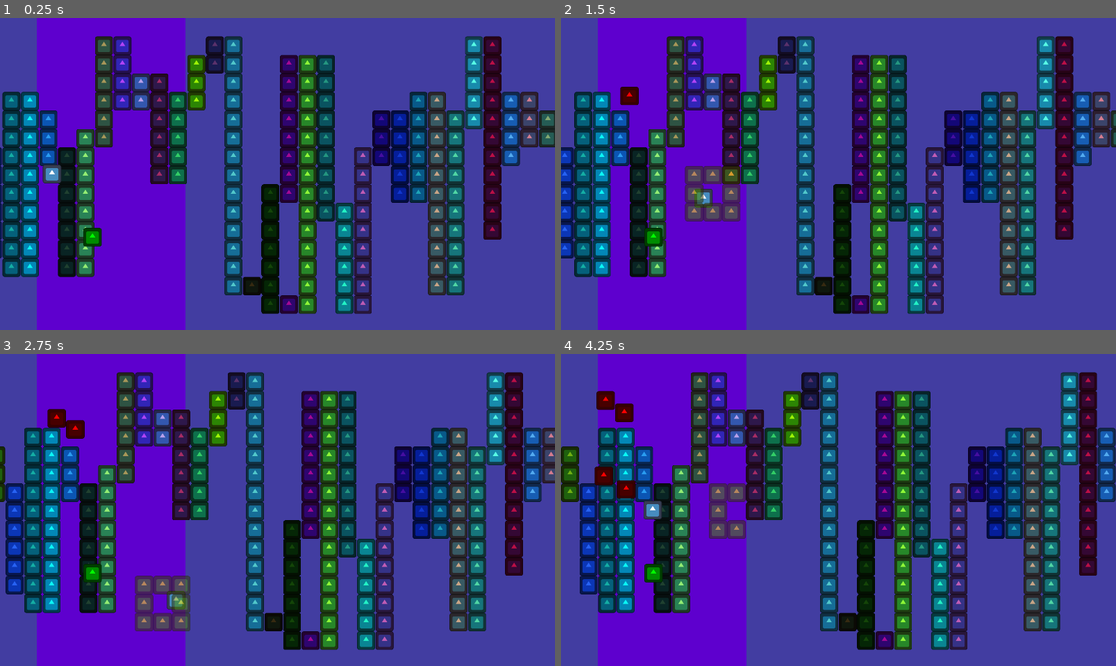
Above: before the commit, frames 1-4 (two rows, left to right).
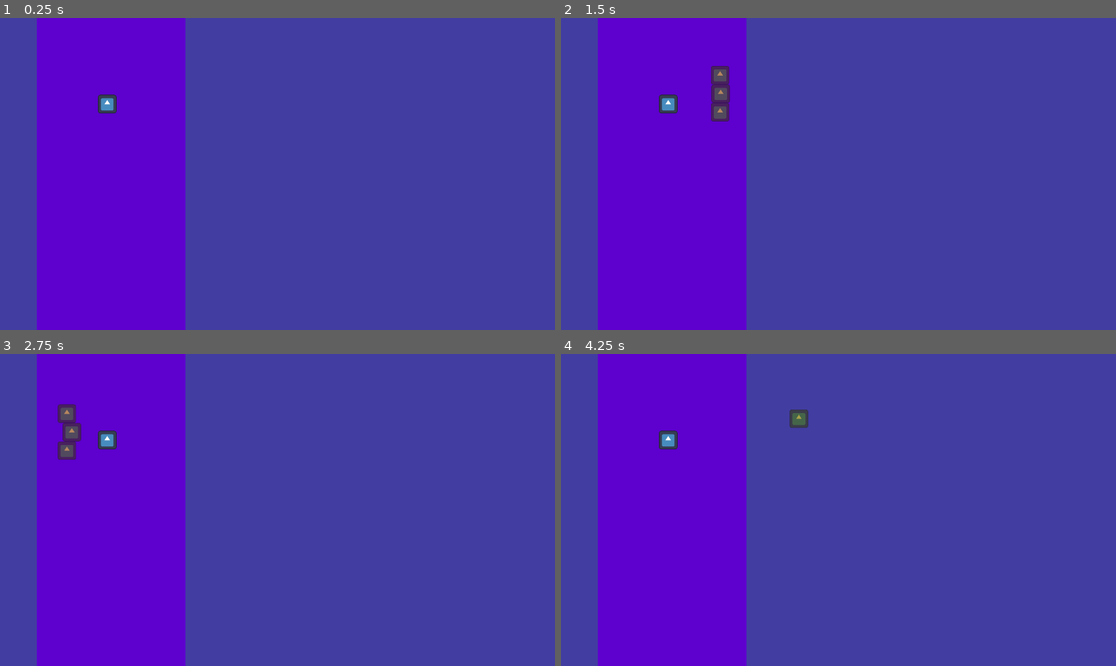
Above: after the commit, the same moments.

Repository: kyleking333/TreadmillDefense
Game: Godot game, scene res://Level/level.tscn
Same seed, same stepped clock (60 frames per second), same inputs: the game is played once before the commit and once after it. The engine's default icon, where the game draws it, is replaced by a stand-in: a white triangle on a blue panel in a dark square.
Inputs:
- Up to frame 1 (0.25 s): no input
- Up to frame 2 (1.5 s): hold Right (move_right) 0.53-1.28 s; tap E (spawn_tower) at 0.6, 1.35 s; hold Down (move_down) from 1.28 s (still down)
- Up to frame 3 (2.75 s): release Down (move_down) at 2.03 s; hold Right (move_right) from 2.03 s (still down); tap E (spawn_tower) at 2.1 s
- Up to frame 4 (4.25 s): release Right (move_right) at 2.78 s; hold Up (move_up) 2.78-3.53 s; tap E (spawn_tower) at 2.85, 3.6 s; hold Left (move_left) from 3.53 s (still down)

The runs differ from the first frame. In frame 1, 38% of the frame differs, in the area x 0-100%, y 5-95%; in frame 2, 40%; in frame 3, 41%; in frame 4, 40%.
Error after the commit: Invalid access to property or key 'position' on a base object of type 'null instance'. (res://Level/level.gd:29)

Commit message:
Player and related content moves left now. Path generation is still in +x

Diff:
--- a/Level/level.gd
+++ b/Level/level.gd
@@ -19,6 +19,9 @@
 			tower_spawn_instance.position = target_pixel
 			add_child(tower_spawn_instance)
 
+func _ready() -> void:
+	$Player.set_path_speed($PathLinkMgr.path_speed)
+
 func _process(delta: float) -> void:
 	var path_shift =Vector2($PathLinkMgr.path_speed * delta, 0)
 	for n in get_tree().get_nodes_in_group("TowerSpawnArea"):
--- a/Level/level.tscn
+++ b/Level/level.tscn
@@ -1,9 +1,8 @@
-[gd_scene load_steps=10 format=3 uid="uid://dnakqitx23ih0"]
+[gd_scene load_steps=9 format=3 uid="uid://dnakqitx23ih0"]
 
 [ext_resource type="Script" path="res://Level/level.gd" id="1_sc0ap"]
 [ext_resource type="PackedScene" uid="uid://dffc26uerwjhi" path="res://Paths/path_link_mgr.tscn" id="2_tu7cs"]
 [ext_resource type="PackedScene" uid="uid://mf6peg4j56ge" path="res://Player/player.tscn" id="3_rwnx7"]
-[ext_resource type="PackedScene" uid="uid://cn5ojvi34i54u" path="res://Towers/tower.tscn" id="5_gm7da"]
 
 [sub_resource type="RectangleShape2D" id="RectangleShape2D_mlvnq"]
 size = Vector2(10.28, 8.76623)
@@ -23,65 +22,83 @@
 [node name="Level" type="Node"]
 script = ExtResource("1_sc0ap")
 
-[node name="bg" type="ColorRect" parent="."]
-offset_right = 1920.0
-offset_bottom = 1080.0
+[node name="PathLinkMgr" parent="." node_paths=PackedStringArray("level_area") instance=ExtResource("2_tu7cs")]
+level_area = NodePath("../Player/bg")
+
+[node name="EnemySpawnTimer" type="Timer" parent="."]
+autostart = true
+
+[node name="Player" parent="." instance=ExtResource("3_rwnx7")]
+position = Vector2(-1549, 298)
+
+[node name="bg" type="ColorRect" parent="Player"]
+show_behind_parent = true
+offset_left = -742.0
+offset_top = -596.0
+offset_right = 3098.0
+offset_bottom = 1564.0
 color = Color(0.258824, 0.239216, 0.631373, 1)
+metadata/_edit_use_anchors_ = true
 
-[node name="PlayerBound" type="Area2D" parent="."]
+[node name="Camera2D" type="Camera2D" parent="Player/bg"]
+position = Vector2(1920, 1080)
+scale = Vector2(2, 2)
 
-[node name="ColorRect" type="ColorRect" parent="PlayerBound"]
+[node name="PlayerBound" type="Area2D" parent="Player"]
+show_behind_parent = true
+position = Vector2(-742, -596)
+scale = Vector2(2, 2)
+
+[node name="ColorRect" type="ColorRect" parent="Player/PlayerBound"]
 offset_left = 127.0
 offset_right = 641.0
 offset_bottom = 1080.0
 color = Color(0.368023, 0.00153556, 0.806766, 1)
+metadata/_edit_use_anchors_ = true
 
-[node name="CollisionShape2D" type="CollisionShape2D" parent="PlayerBound"]
+[node name="CollisionShape2D" type="CollisionShape2D" parent="Player/PlayerBound"]
 position = Vector2(384, 540)
 scale = Vector2(50, 123.2)
 shape = SubResource("RectangleShape2D_mlvnq")
 
-[node name="PathLinkMgr" parent="." node_paths=PackedStringArray("level_area") instance=ExtResource("2_tu7cs")]
-level_area = NodePath("../bg")
-
-[node name="NorthWall" type="StaticBody2D" parent="." groups=["PlayerWall"]]
+[node name="NorthWall" type="StaticBody2D" parent="Player" groups=["PlayerWall"]]
+show_behind_parent = true
+position = Vector2(-742, -596)
+scale = Vector2(2, 2)
 collision_layer = 8
 
-[node name="CollisionShape2D" type="CollisionShape2D" parent="NorthWall"]
+[node name="CollisionShape2D" type="CollisionShape2D" parent="Player/NorthWall"]
 position = Vector2(384, -16)
 shape = SubResource("RectangleShape2D_snwa2")
 
-[node name="SouthWall" type="StaticBody2D" parent="." groups=["PlayerWall"]]
+[node name="SouthWall" type="StaticBody2D" parent="Player" groups=["PlayerWall"]]
+show_behind_parent = true
+position = Vector2(-742, -596)
+scale = Vector2(2, 2)
 collision_layer = 8
 
-[node name="CollisionShape2D" type="CollisionShape2D" parent="SouthWall"]
+[node name="CollisionShape2D" type="CollisionShape2D" parent="Player/SouthWall"]
 position = Vector2(384, 1097.5)
 shape = SubResource("RectangleShape2D_ohbwx")
 
-[node name="WestWall" type="StaticBody2D" parent="." groups=["PlayerWall"]]
+[node name="WestWall" type="StaticBody2D" parent="Player" groups=["PlayerWall"]]
+show_behind_parent = true
+position = Vector2(-742, -596)
+scale = Vector2(2, 2)
 collision_layer = 8
 
-[node name="CollisionShape2D" type="CollisionShape2D" parent="WestWall"]
+[node name="CollisionShape2D" type="CollisionShape2D" parent="Player/WestWall"]
 position = Vector2(115, 541.5)
 shape = SubResource("RectangleShape2D_6o2jl")
 
-[node name="EastWall" type="StaticBody2D" parent="." groups=["PlayerWall"]]
+[node name="EastWall" type="StaticBody2D" parent="Player" groups=["PlayerWall"]]
+show_behind_parent = true
+position = Vector2(-742, -596)
+scale = Vector2(2, 2)
 collision_layer = 8
 
-[node name="CollisionShape2D" type="CollisionShape2D" parent="EastWall"]
+[node name="CollisionShape2D" type="CollisionShape2D" parent="Player/EastWall"]
 position = Vector2(660.5, 541.5)
 shape = SubResource("RectangleShape2D_c0yl8")
 
-[node name="Player" parent="." instance=ExtResource("3_rwnx7")]
-position = Vector2(180, 540)
-
-[node name="Tower" parent="." instance=ExtResource("5_gm7da")]
-position = Vector2(320, 759)
-
-[node name="Camera2D" type="Camera2D" parent="."]
-offset = Vector2(960, 540)
-
-[node name="EnemySpawnTimer" type="Timer" parent="."]
-autostart = true
-
 [connection signal="timeout" from="EnemySpawnTimer" to="." method="_on_enemy_spawn_timer_timeout"]
--- a/Player/player.gd
+++ b/Player/player.gd
@@ -1,8 +1,11 @@
 extends CharacterBody2D
 
-const SPEED = 25000.0
+const SPEED = 450.0
+var _against_path_velocity: Vector2
+var _dir: Vector2
 
-var _dir: Vector2
+func set_path_speed(speed: float):  # the speed the path zooms by towards +x
+	_against_path_velocity = Vector2(speed * -1, 0)
 
 func _input(_event: InputEvent) -> void:
 	pass
@@ -10,9 +13,9 @@
 func _ready() -> void:
 	_dir = Vector2.ZERO
 
-func _process(delta: float) -> void:
+func _process(_delta: float) -> void:
 	_dir = Vector2(Input.get_axis("move_left", "move_right"), Input.get_axis("move_up", "move_down")).normalized()
-	velocity = SPEED * _dir * delta
+	velocity = (SPEED * _dir + _against_path_velocity)
 	var collided = move_and_slide()
 	if collided:
 		pass#print("collided")
